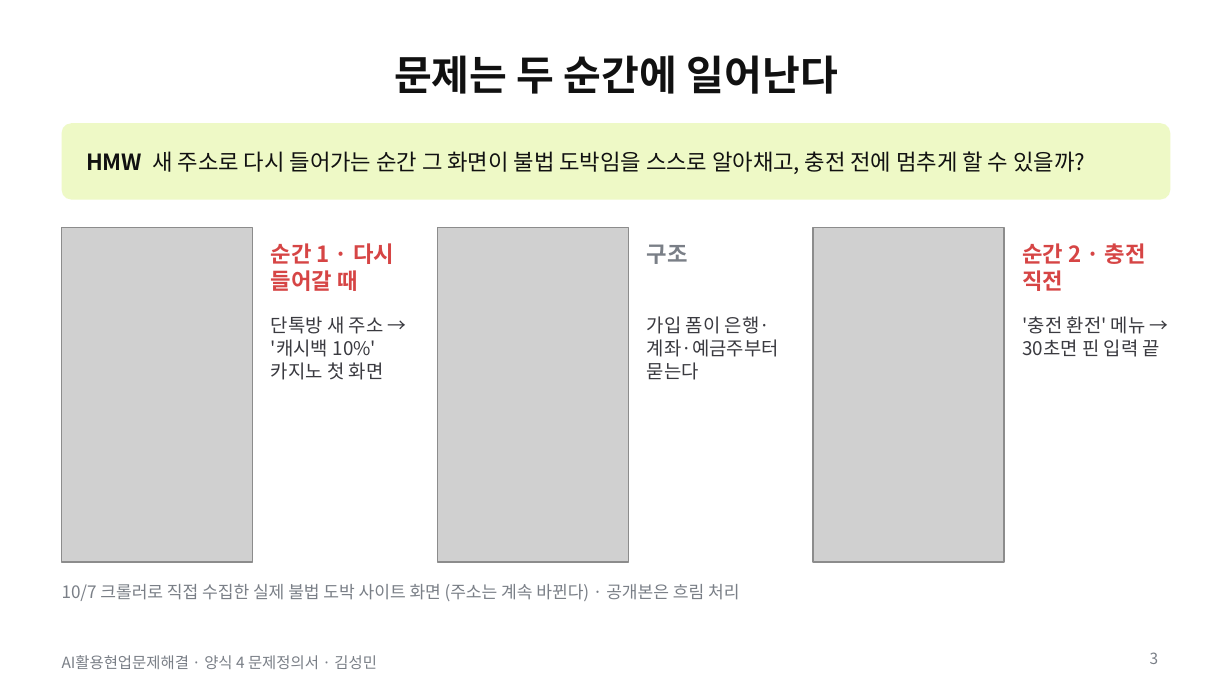
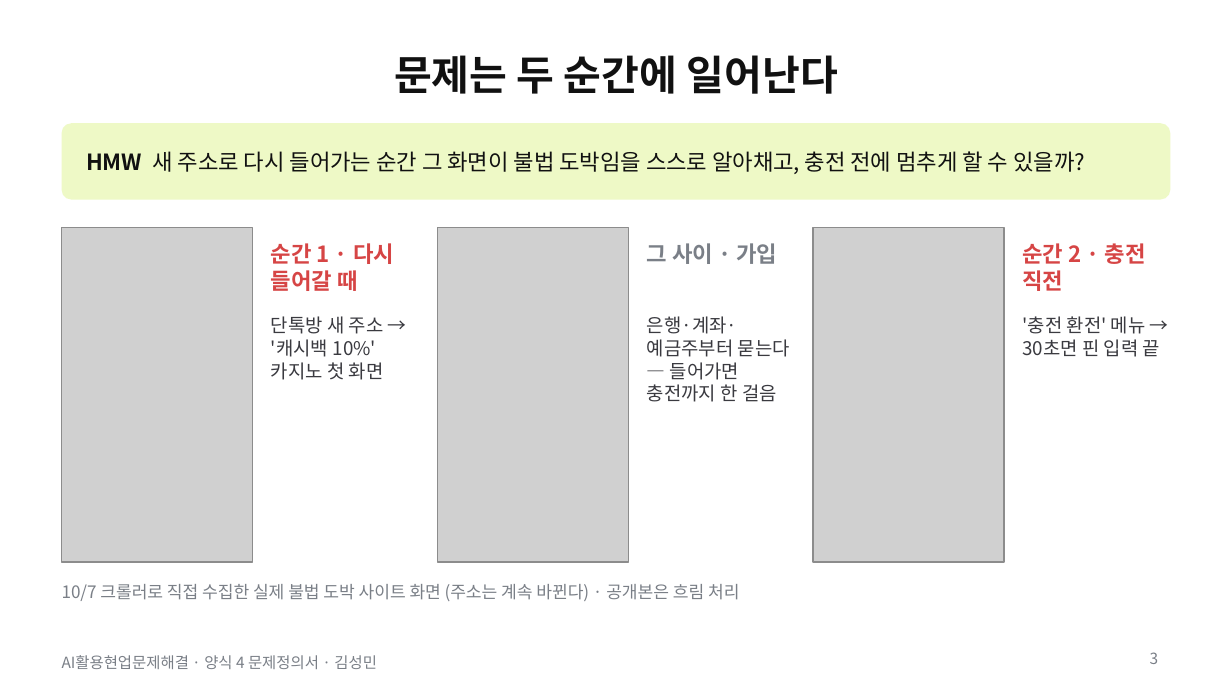
Before and after one commit to Holy-Min/gambling-content-detection, a slide deck: slide 3 of docs/week5/form4_presentation.pptx. Drawn at 1232x693 pixels with LibreOffice and Linux fonts; fonts in the diff are those of the drawing; grey boxes stand for pictures. Boxes give left, top, right and bottom in pixels: in the first picture for what was removed or moved away, otherwise in the second. Text is boxed around its words. In the diff, an @@ line names an element or a change of style, - is before the commit and + after.

```diff
--- a/docs/week5/form4_presentation.pptx
+++ b/docs/week5/form4_presentation.pptx
@@ text at (647,243,777,264): text changed @@
-구조
+그 사이 · 가입
@@ text at (647,316,790,402): text changed @@
-가입 폼이 은행·계좌·예금주부터 묻는다
+은행·계좌·예금주부터 묻는다 — 들어가면 충전까지 한 걸음
```
Also in this commit, not shown: 6 other slides changed, 1 slide added.
